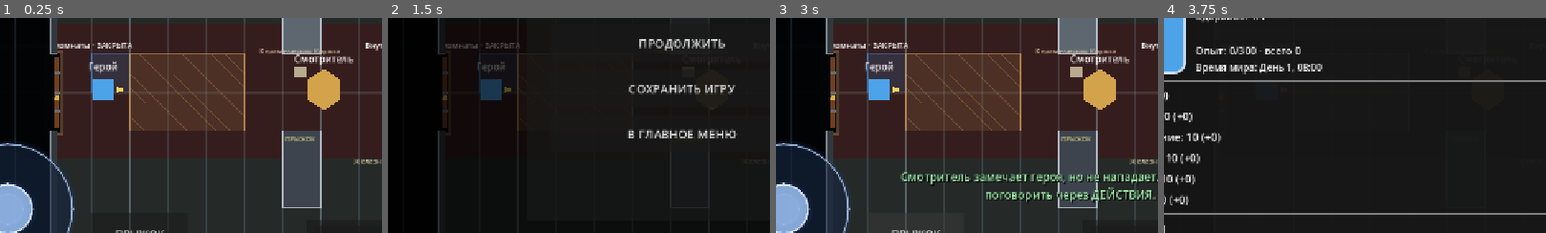
Above: before the commit, frames 1-4 (left to right).
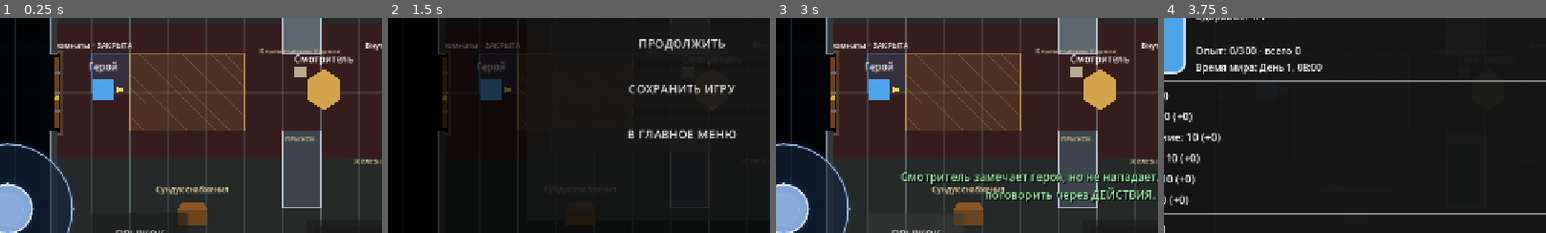
Above: after the commit, the same moments.

Repository: eretenkodaniil16-rgb/rpg-project
Game: Godot game, scene res://scenes/game/game.tscn
The game is run twice, just before and just after one commit, with the same random seed, the same clock (stepped at 60 frames per second) and the same inputs. This scene is started directly instead of the project's main scene.
Inputs:
- Up to frame 1 (0.25 s): no input
- Up to frame 2 (1.5 s): click "ДЕЙСТВИЯ" at 0.5 s; click "МЕНЮ" at 1.25 s
- Up to frame 3 (3 s): click "ПРОДОЛЖИТЬ" at 2 s; click "ПРЫЖОК" at 2.75 s
- Up to frame 4 (3.75 s): click "ПЕРСОНАЖ" at 3.5 s
The pictures show only the part of the screen within x 12-62%, y 33-83%; the shares and areas given below are measured in that part.

The runs differ from the first frame. In frame 1, 1.3% of the frame differs, in the area x 40-60%, y 78-97%; in frame 2, less than 0.1%; in frame 3, 1.2%; in frame 4, less than 0.1%.

Commit message:
feat: встроить контейнеры под систему расходников

Diff:
--- a/scripts/game/game_consumable_inventory_base_runtime.gd
+++ b/scripts/game/game_consumable_inventory_base_runtime.gd
@@ -1,4 +1,4 @@
-extends "res://scripts/game/game_guard_post_stable_combat_start_runtime.gd"
+extends "res://scripts/game/game_loot_container_runtime.gd"
 
 const DROPPED_ITEM_MANAGER_SCRIPT: Script = preload("res://scripts/game/dropped_inventory_item_manager.gd")
 const PICKUP_DROPPED_PREFIX: String = "pickup_dropped_inventory:"
@@ -117,8 +117,6 @@
 			_release_grapples_for(target)
 	_update_status()
 	_set_combat_busy(false)
-	# Capture only after the animation and damage application are complete. The
-	# world readiness guard intentionally rejects snapshots during an active attack.
 	GameState.save_game()
 	_sync_exploration_hud_visibility()
 
@@ -136,12 +134,7 @@
 	var properties_value: Variant = weapon.get("properties", [])
 	if properties_value is Array and "thrown" in (properties_value as Array):
 		var weapon_id: String = str(weapon.get("id", ""))
-		return (
-			not weapon_id.is_empty()
-			and GameState.can_reserve_inventory_item(weapon_id, 1)
-		)
-	# Empty melee swings remain valid in the target-free control mode. They do not
-	# reserve or consume an inventory resource.
+		return not weapon_id.is_empty() and GameState.can_reserve_inventory_item(weapon_id, 1)
 	return true
 
 
@@ -192,12 +185,7 @@
 	for dropped: DroppedInventoryItem in nearby:
 		var enabled: bool = _can_fit_dropped_item(dropped)
 		if _turn_system.active:
-			enabled = (
-				enabled
-				and _turn_system.is_player_turn(player)
-				and not _enemy_turn_running
-				and _turn_system.bonus_action_available
-			)
+			enabled = enabled and _turn_system.is_player_turn(player) and not _enemy_turn_running and _turn_system.bonus_action_available
 		category_entries.append(_entry(
 			"%s%s" % [PICKUP_DROPPED_PREFIX, dropped.get_drop_id()],
 			"ПОДОБРАТЬ: %s" % dropped.get_item_label().to_upper(),
@@ -269,11 +257,7 @@
 		break
 
 
-func _weapon_consumable_item_id(
-	weapon: Dictionary,
-	ammo_id: String,
-	distance: int
-) -> String:
+func _weapon_consumable_item_id(weapon: Dictionary, ammo_id: String, distance: int) -> String:
 	if not ammo_id.is_empty():
 		return ammo_id
 	if _is_recoverable_thrown_attack(weapon, distance):
@@ -283,12 +267,7 @@
 
 func _is_recoverable_thrown_attack(weapon: Dictionary, distance: int) -> bool:
 	var properties_value: Variant = weapon.get("properties", [])
-	return (
-		properties_value is Array
-		and "thrown" in (properties_value as Array)
-		and DistanceSystem.is_ranged_attack(weapon, distance)
-		and not str(weapon.get("id", "")).is_empty()
-	)
+	return properties_value is Array and "thrown" in (properties_value as Array) and DistanceSystem.is_ranged_attack(weapon, distance) and not str(weapon.get("id", "")).is_empty()
 
 
 func _thrown_landing_position(target_position: Vector2, hit: bool) -> Vector2:
@@ -307,9 +286,7 @@
 	_dropped_inventory_manager = get_node_or_null("DroppedInventoryItemManager") as DroppedInventoryItemManager
 	if _dropped_inventory_manager != null:
 		return
-	_dropped_inventory_manager = (
-		DROPPED_ITEM_MANAGER_SCRIPT.new() as DroppedInventoryItemManager
-	)
+	_dropped_inventory_manager = DROPPED_ITEM_MANAGER_SCRIPT.new() as DroppedInventoryItemManager
 	_dropped_inventory_manager.name = "DroppedInventoryItemManager"
 	add_child(_dropped_inventory_manager)
 
